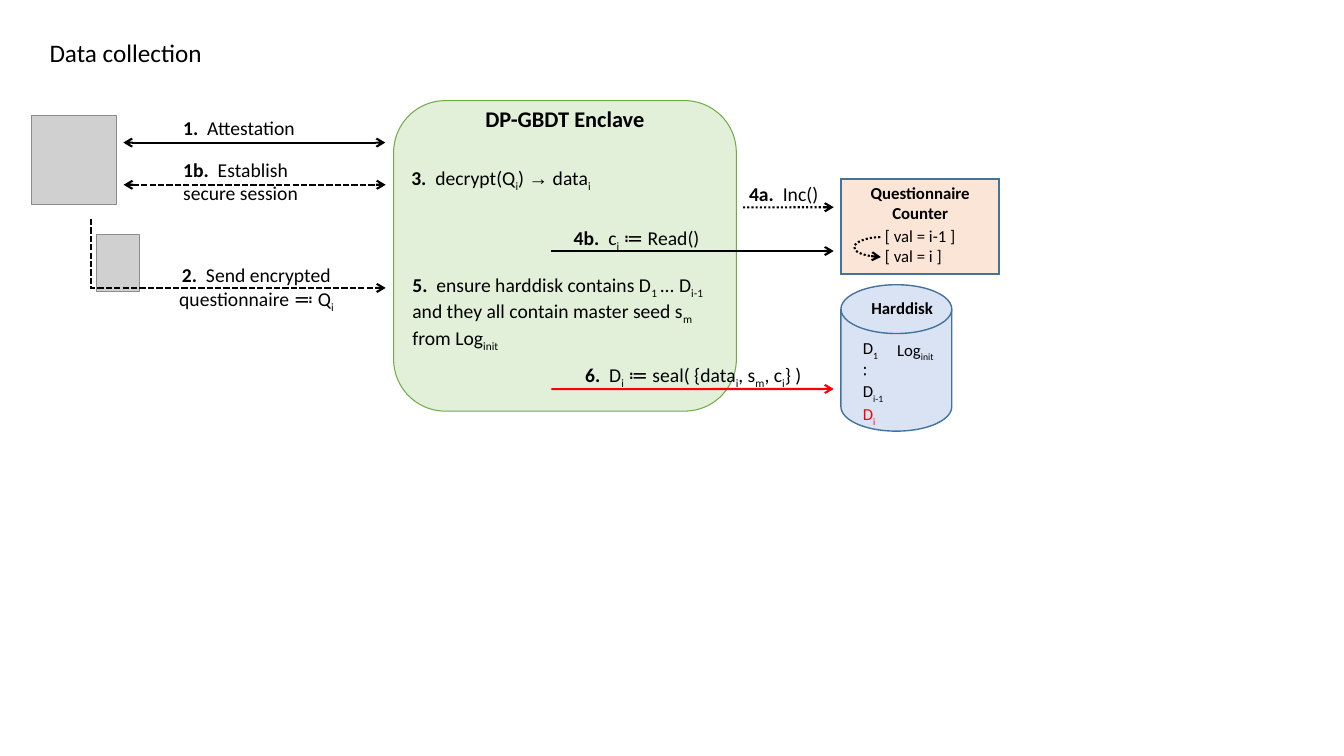
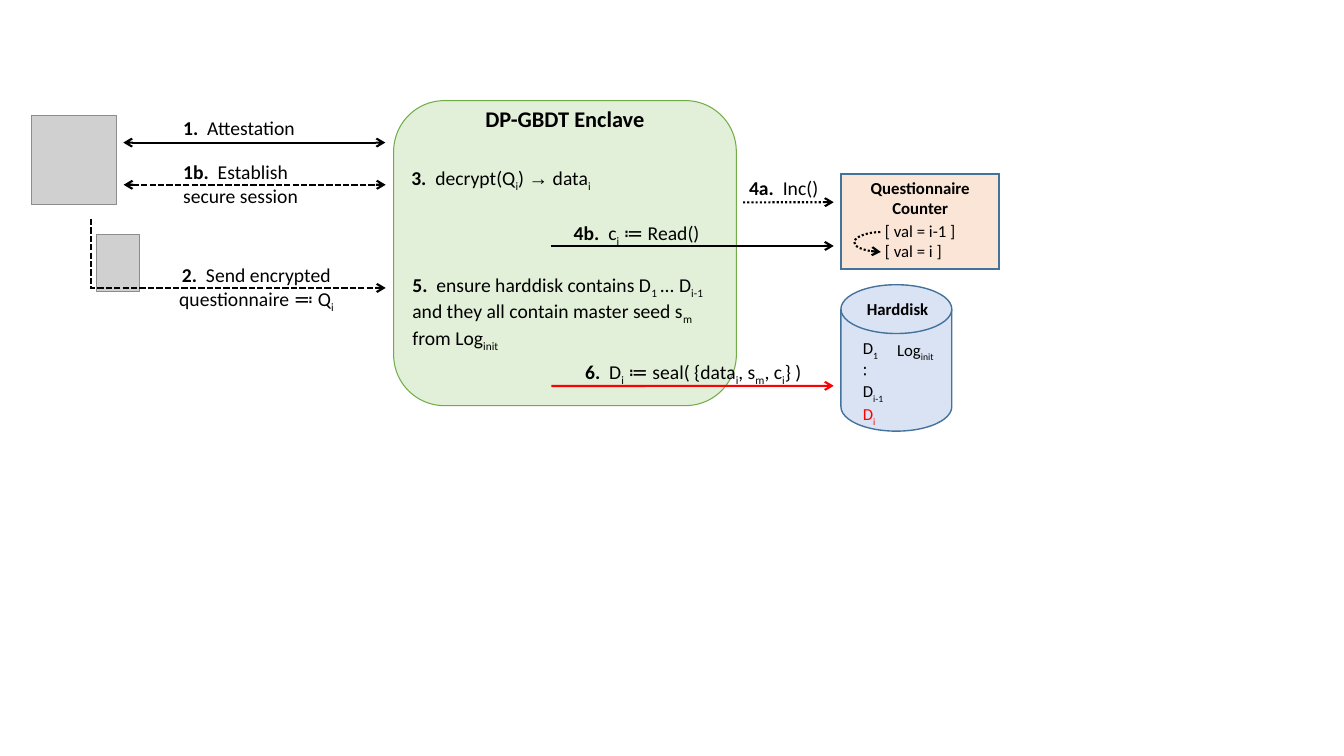
Before and after one commit to loretanr/dp-gbdt, a slide deck: slide 3 of resources/writing/powerpoint/template_only_mine.pptx (slide 2 before the commit). Drawn at 1344x756 pixels with LibreOffice and Linux fonts; fonts in the diff are those of the drawing; grey boxes stand for pictures. Boxes give left, top, right and bottom in pixels: in the first picture for what was removed or moved away, otherwise in the second. Text is boxed around its words. In the diff, an @@ line names an element or a change of style, - is before the commit and + after.

```diff
--- a/resources/writing/powerpoint/template_only_mine.pptx
+++ b/resources/writing/powerpoint/template_only_mine.pptx
@@ text removed at box(50, 44, 202, 62) @@
-Data collection
@@ rounded rectangle: place and size @@
-rounded rectangle at box(394, 101, 737, 411)
+rounded rectangle at box(394, 101, 737, 406)
@@ 4 texts, 3 arrows, 1 rectangle, 1 curved arrow: place and size @@
-4 texts, 3 arrows, 1 rectangle, 1 curved arrow at box(552, 179, 999, 389)
+4 texts, 3 arrows, 1 rectangle, 1 curved arrow at box(552, 174, 999, 386)
@@ text "Harddisk": place and size @@
-text "Harddisk" at box(871, 302, 932, 314)
+text "Harddisk" at box(867, 303, 928, 315)
```
Also in this commit, not shown: 6 other slides changed, 3 slides added, 1 slide removed, 24 other files.
